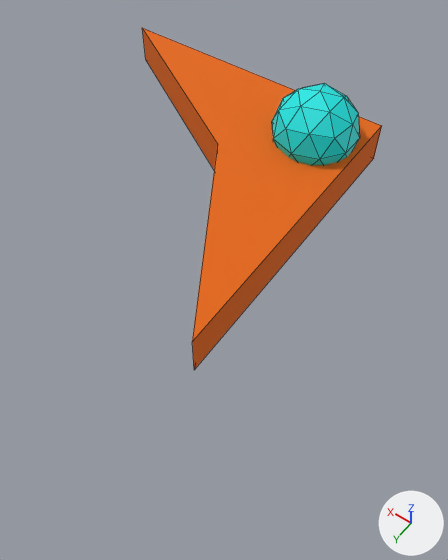
The FBX model Assets/Meshes/ship.fbx, before and after one commit.
Camera for both pictures: a 50 mm lens placed at (-0.5, 1.55, 2.69), pointed at (0.78, -0.24, -0.13). The lights are fixed; the arrows at lower right show +X, +Y and +Z. Mesh edges are drawn as thin lines. Where no turn or scale is listed for an object, it has been applied to the vertices.

The scene before the commit, as lines of its bpy script (objects in view):
```python
me_cube = bpy.data.meshes.new('Cube')
me_cube.from_pydata([(-0.28, -0.21, -0.1), (1.0, -1.0, -0.13), (-1.0, -1.0, -0.13), (-1.0, 1.0, -0.13), (-0.28, -0.21, 0.17), (1.0, -1.0, 0.13), (-1.0, -1.0, 0.13), (-1.0, 1.0, 0.13)], [], [(0, 1, 2, 3), (4, 7, 6, 5), (0, 4, 5, 1), (1, 5, 6, 2), (2, 6, 7, 3), (4, 0, 3, 7)])
me_cube.materials.append(mat_material)  # orange #e76800
me_icosphere = bpy.data.meshes.new('Icosphere')
me_icosphere.from_pydata(...)  # an icosphere of 80 faces spanning x -0.95..0.95, y -1.0..1.0, z -1.0..1.0
me_icosphere.materials.append(mat_material_001)  # cyan #00e7e3
ob_cube = bpy.data.objects.new('Cube', me_cube)
ob_cube.location = (1.555, -0.663, 0.027)
ob_icosphere = bpy.data.objects.new('Icosphere', me_icosphere)
ob_icosphere.location = (0.845, -1.299, 0.231)
ob_icosphere.scale = (-0.277, -0.277, -0.277)
```
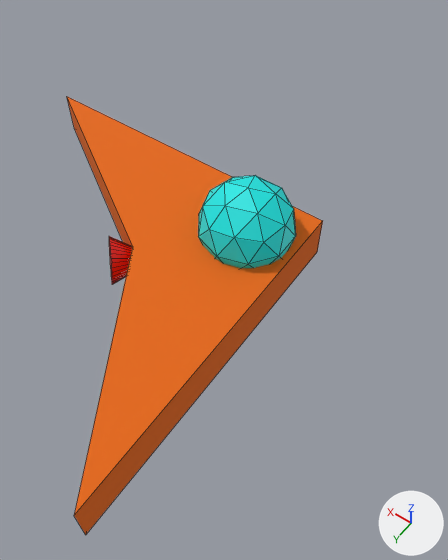
Commit message: maybe this time the thruster will actually go with the ship

What differs and where, as boxes [x1, y1, x2, y2] in the pictures (448 x 560 px):
'Cube', moved: before [142, 28, 382, 370]; after [67, 97, 323, 535]
'Icosphere', moved: before [272, 83, 359, 165]; after [198, 175, 296, 268]
'Cone', added (red): after [109, 236, 132, 285]

Diff of the bpy script that builds the scene:
```diff
--- a/Assets/Meshes/ship.fbx.py
+++ b/Assets/Meshes/ship.fbx.py
@@ mat_material_002 @@
+mat_material_002 = principled_material('Material.002')
+mat_material_002.base_color = (0.8, 0.00447, 0.0)  # red #e70e00
+mat_material_002.roughness = 0.324
@@ me_cone @@
+me_cone.from_pydata(...)  # 33 vertices, 33 faces; spans x -0.092..0.189, y -0.095..0.189, z -0.116..0.15
+me_cone.materials.append(mat_material_002)  # red #e70e00
@@ ob_cube @@
 ob_cube = bpy.data.objects.new('Cube', me_cube)
-ob_cube.location = (1.555, -0.663, 0.027)
+ob_cube.location = (1.456, 0.252, -0.007)
@@ ob_icosphere @@
 ob_icosphere = bpy.data.objects.new('Icosphere', me_icosphere)
-ob_icosphere.location = (0.845, -1.299, 0.231)
+ob_icosphere.location = (0.756, -0.419, 0.193)
 ob_icosphere.scale = (-0.277, -0.277, -0.277)
@@ ob_cone @@
+ob_cone = bpy.data.objects.new('Cone', me_cone)
+ob_cone.location = (1.194, 0.03, 0.036)
```
